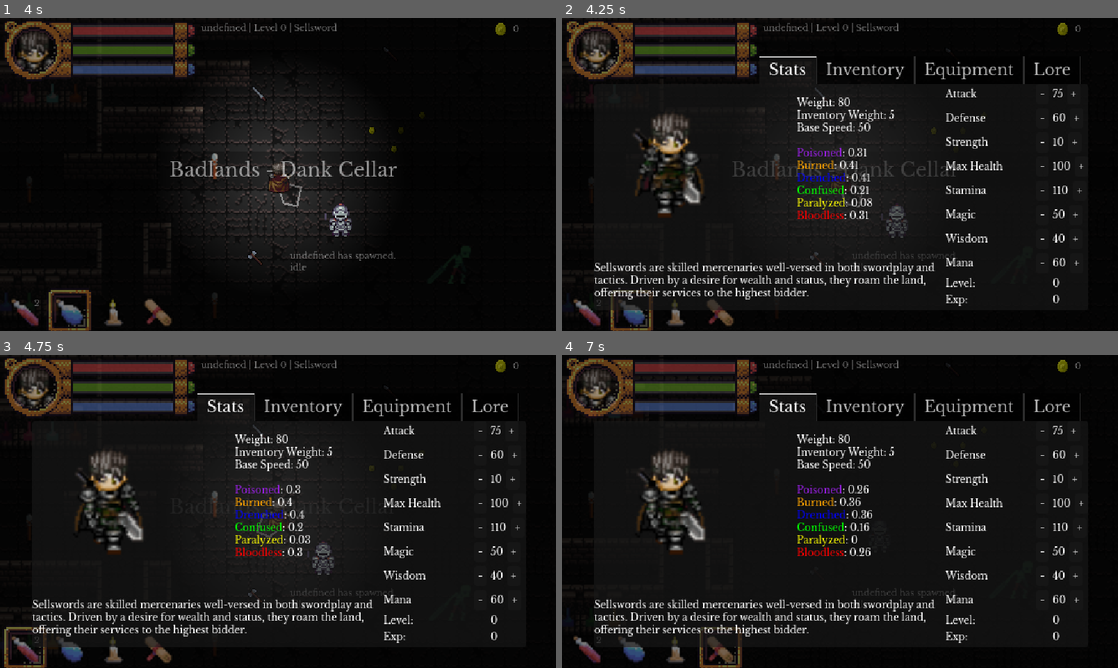
Above: before the commit, frames 1-4 (two rows, left to right).
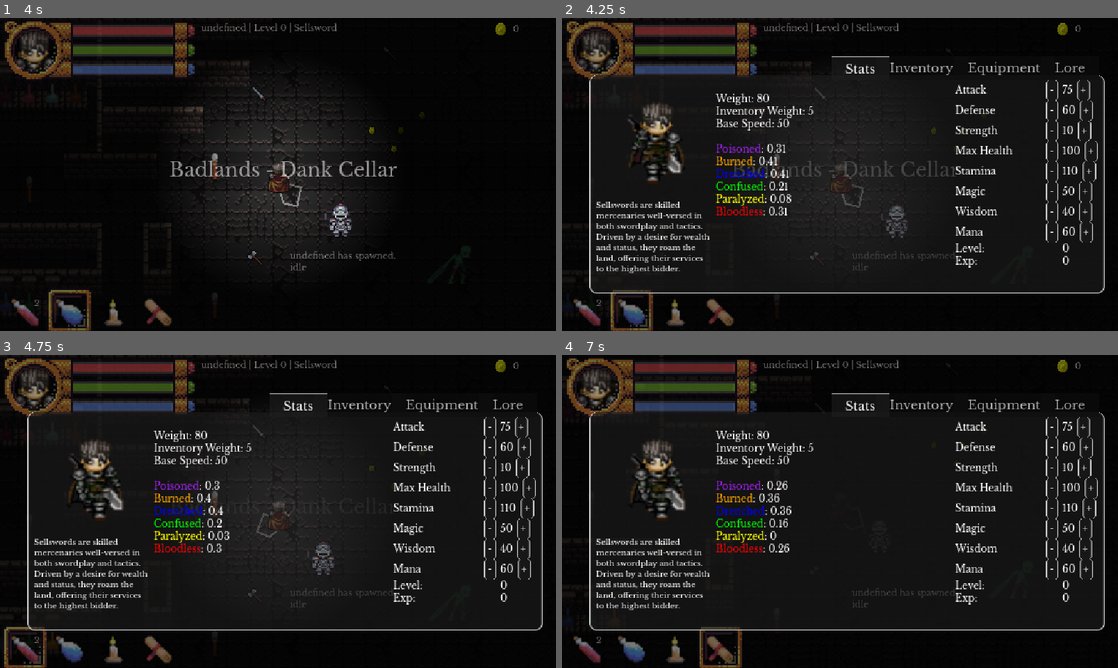
Above: after the commit, the same moments.

Repository: bbm-games/dankcryptic
Game: Godot game, scene res://scenes/game.tscn
Two runs of this game, one before a commit and one after it. Both use one fixed random seed, a clock stepped at 60 frames per second and the inputs below. This scene is started directly instead of the project's main scene.
Inputs (mouse positions are in pixels of both pictures, inside the frame that each line leads up to):
- Up to frame 1 (4 s): move the mouse to (255, 259) at 0.52 s; hold Right (item_right) 0.53-1.28 s; hold E (chat) 0.53-1.28 s; click (255, 259) at 0.67 s; move the mouse to (389, 55) at 1.27 s; hold S (walk_down) 1.28-2.03 s; click (389, 55) at 1.35 s; tap E (chat) at 1.55, 2.3, 2.85, 3.8 s; move the mouse to (255, 68) at 2.02 s; hold Right (item_right) 2.03-2.78 s; hold Right mouse button (block) 2.03-2.78 s; click (255, 68) at 2.17 s; move the mouse to (250, 237) at 2.77 s; hold W (walk_up) 2.78-3.53 s; click (250, 237) at 2.92 s; move the mouse to (444, 221) at 3.52 s; hold Left (item_left) from 3.53 s (still down); hold Space (dash) from 3.53 s (still down)
- Up to frame 2 (4.25 s): keep holding Left (item_left); keep holding Space (dash); tap Tab (playerMenu) at 4.15 s
- Up to frame 3 (4.75 s): keep holding Left (item_left); move the mouse to (111, 464) at 4.27 s; release Space (dash) at 4.28 s; tap 1 (item_1) at 4.35 s; tap E (chat) at 4.55 s
- Up to frame 4 (7 s): move the mouse to (867, 511) at 5.02 s; release Left (item_left) at 5.03 s; hold S (walk_down) 5.03-5.78 s; hold 2 (item_2) 5.03-5.78 s; click (867, 511) at 5.17 s; tap E (chat) at 5.3, 6.05, 6.8 s; move the mouse to (756, 433) at 5.77 s; hold Right (item_right) 5.78-6.53 s; tap 3 (item_3) at 5.85 s; move the mouse to (962, 495) at 6.52 s; hold W (walk_up) from 6.53 s (still down); hold 4 (item_4) from 6.53 s (still down)

Frame 1 is identical in both runs. In frame 2, 13% of the frame differs, in the area x 4-98%, y 12-94%; in frame 3, 13%; in frame 4, 13%.

Commit message:
edited the UI a bit

Diff:
--- a/scenes/game.gd
+++ b/scenes/game.gd
@@ -265,7 +265,7 @@
 	get_node("CanvasLayer2/playerMenu/Stats/VBoxContainer/HBoxContainer9/Label2").set_text(str(player_data['current_level']))
 	get_node("CanvasLayer2/playerMenu/Stats/VBoxContainer/HBoxContainer10/Label2").set_text(str(player_data['current_exp']))
 
-	var otherstats = get_node("CanvasLayer2/playerMenu/Stats/VBoxContainer2/HBoxContainer/otherStats")
+	var otherstats = get_node("%otherStats")
 	otherstats.clear()
 	otherstats.append_text("\nWeight: " + str(player_data['weight']))
 	otherstats.append_text("\nInventory Weight: " + str(player_data['inventory_weight']))
@@ -874,6 +874,8 @@
 					chatBoxAppend("Picked up item with id " + body.item_id + ' could not find in database')
 				# add item to the inventory
 				player_data['inventory'].append(body.item_id)
+				# update the player inventory display
+				update_player_inventory()
 				# remove item from world.
 				body.queue_free()
 	if event.is_action_released("chat"):
--- a/scenes/game.tscn
+++ b/scenes/game.tscn
@@ -375,6 +375,8 @@
 "speed": 5.0
 }]
 
+[sub_resource type="Theme" id="Theme_egno1"]
+
 [node name="Node2D" type="Node2D"]
 y_sort_enabled = true
 script = ExtResource("1_y5cr6")
@@ -922,34 +924,45 @@
 offset_top = 39.0
 offset_right = 541.0
 offset_bottom = 279.0
+size_flags_horizontal = 3
+size_flags_vertical = 3
 theme = ExtResource("25_s6css")
 theme_override_fonts/font = ExtResource("5_k6q0s")
 tab_alignment = 2
+drag_to_rearrange_enabled = true
 
 [node name="Stats" type="HBoxContainer" parent="CanvasLayer2/playerMenu"]
 layout_mode = 2
 
 [node name="VBoxContainer2" type="VBoxContainer" parent="CanvasLayer2/playerMenu/Stats"]
-custom_minimum_size = Vector2(360, 0)
-layout_mode = 2
-
-[node name="HBoxContainer" type="HBoxContainer" parent="CanvasLayer2/playerMenu/Stats/VBoxContainer2"]
-custom_minimum_size = Vector2(0, 180)
-layout_mode = 2
-
-[node name="Container" type="Control" parent="CanvasLayer2/playerMenu/Stats/VBoxContainer2/HBoxContainer"]
-layout_mode = 2
-size_flags_horizontal = 3
-
-[node name="bigportrait" type="AnimatedSprite2D" parent="CanvasLayer2/playerMenu/Stats/VBoxContainer2/HBoxContainer/Container"]
-scale = Vector2(2.35691, 2.19071)
+layout_mode = 2
+
+[node name="Container" type="Control" parent="CanvasLayer2/playerMenu/Stats/VBoxContainer2"]
+custom_minimum_size = Vector2(0, 120)
+layout_mode = 2
+
+[node name="bigportrait" type="AnimatedSprite2D" parent="CanvasLayer2/playerMenu/Stats/VBoxContainer2/Container"]
+scale = Vector2(1.89062, 1.70313)
 sprite_frames = SubResource("SpriteFrames_2hrvd")
 frame_progress = 0.202865
 centered = false
 script = ExtResource("26_l3f38")
 
-[node name="otherStats" type="RichTextLabel" parent="CanvasLayer2/playerMenu/Stats/VBoxContainer2/HBoxContainer"]
-custom_minimum_size = Vector2(150, 0)
+[node name="vocationDesc" type="RichTextLabel" parent="CanvasLayer2/playerMenu/Stats/VBoxContainer2"]
+custom_minimum_size = Vector2(120, 90)
+layout_mode = 2
+theme_override_fonts/normal_font = ExtResource("5_k6q0s")
+theme_override_font_sizes/normal_font_size = 8
+bbcode_enabled = true
+text = "Sellswords are skilled mercenaries well-versed in both swordplay and tactics. Driven by a desire for wealth and status, they roam the land, offering their services to the highest bidder."
+
+[node name="VBoxContainer3" type="VBoxContainer" parent="CanvasLayer2/playerMenu/Stats"]
+custom_minimum_size = Vector2(120, 200)
+layout_mode = 2
+
+[node name="otherStats" type="RichTextLabel" parent="CanvasLayer2/playerMenu/Stats/VBoxContainer3"]
+unique_name_in_owner = true
+custom_minimum_size = Vector2(0, 50)
 layout_mode = 2
 theme_override_font_sizes/normal_font_size = 10
 theme_override_font_sizes/bold_font_size = 0
@@ -957,16 +970,16 @@
 theme_override_font_sizes/bold_italics_font_size = 0
 theme_override_font_sizes/mono_font_size = 0
 bbcode_enabled = true
-
-[node name="vocationDesc" type="RichTextLabel" parent="CanvasLayer2/playerMenu/Stats/VBoxContainer2"]
-custom_minimum_size = Vector2(0, 50)
-layout_mode = 2
-theme_override_fonts/normal_font = ExtResource("5_k6q0s")
-theme_override_font_sizes/normal_font_size = 10
-text = "Sellswords are skilled mercenaries well-versed in both swordplay and tactics. Driven by a desire for wealth and status, they roam the land, offering their services to the highest bidder."
+fit_content = true
+
+[node name="VBoxContainer4" type="VBoxContainer" parent="CanvasLayer2/playerMenu/Stats"]
+custom_minimum_size = Vector2(120, 0)
+layout_mode = 2
 
 [node name="VBoxContainer" type="VBoxContainer" parent="CanvasLayer2/playerMenu/Stats"]
 layout_mode = 2
+theme = SubResource("Theme_egno1")
+theme_override_constants/separation = 0
 
 [node name="HBoxContainer" type="HBoxContainer" parent="CanvasLayer2/playerMenu/Stats/VBoxContainer"]
 layout_mode = 2
--- a/themes/cryptic_theme.tres
+++ b/themes/cryptic_theme.tres
@@ -1,9 +1,188 @@
-[gd_resource type="Theme" load_steps=2 format=3 uid="uid://bck6sugoxd40h"]
+[gd_resource type="Theme" load_steps=15 format=3 uid="uid://bck6sugoxd40h"]
 
 [ext_resource type="FontFile" uid="uid://ch7j6j6n75yoo" path="res://assets/font.ttf" id="1_a1yx1"]
 
+[sub_resource type="StyleBoxFlat" id="StyleBoxFlat_lsc3e"]
+content_margin_left = 4.0
+content_margin_top = 4.0
+content_margin_right = 4.0
+content_margin_bottom = 4.0
+bg_color = Color(0.1, 0.1, 0.1, 0.3)
+corner_radius_top_left = 3
+corner_radius_top_right = 3
+corner_radius_bottom_right = 3
+corner_radius_bottom_left = 3
+corner_detail = 5
+
+[sub_resource type="StyleBoxFlat" id="StyleBoxFlat_4yc7n"]
+content_margin_left = 4.0
+content_margin_top = 4.0
+content_margin_right = 4.0
+content_margin_bottom = 4.0
+bg_color = Color(1, 1, 1, 0.75)
+draw_center = false
+border_width_left = 2
+border_width_top = 2
+border_width_right = 2
+border_width_bottom = 2
+corner_radius_top_left = 3
+corner_radius_top_right = 3
+corner_radius_bottom_right = 3
+corner_radius_bottom_left = 3
+corner_detail = 5
+expand_margin_left = 2.0
+expand_margin_top = 2.0
+expand_margin_right = 2.0
+expand_margin_bottom = 2.0
+
+[sub_resource type="StyleBoxFlat" id="StyleBoxFlat_u5jq8"]
+content_margin_left = 4.0
+content_margin_top = 4.0
+content_margin_right = 4.0
+content_margin_bottom = 4.0
+bg_color = Color(0.225, 0.225, 0.225, 0.6)
+border_width_left = 2
+border_width_right = 2
+border_blend = true
+corner_radius_top_left = 3
+corner_radius_top_right = 3
+corner_radius_bottom_right = 3
+corner_radius_bottom_left = 3
+corner_detail = 5
+
+[sub_resource type="StyleBoxFlat" id="StyleBoxFlat_eytra"]
+content_margin_left = 4.0
+content_margin_top = 4.0
+content_margin_right = 4.0
+content_margin_bottom = 4.0
+bg_color = Color(0.1, 0.1, 0.1, 0.6)
+border_width_left = 2
+border_width_right = 2
+border_blend = true
+corner_radius_top_left = 3
+corner_radius_top_right = 3
+corner_radius_bottom_right = 3
+corner_radius_bottom_left = 3
+corner_detail = 5
+
+[sub_resource type="StyleBoxFlat" id="StyleBoxFlat_bngal"]
+content_margin_left = 4.0
+content_margin_top = 4.0
+content_margin_right = 4.0
+content_margin_bottom = 4.0
+bg_color = Color(0, 0, 0, 0.6)
+border_width_left = 2
+border_width_right = 2
+border_blend = true
+corner_radius_top_left = 3
+corner_radius_top_right = 3
+corner_radius_bottom_right = 3
+corner_radius_bottom_left = 3
+corner_detail = 5
+
+[sub_resource type="StyleBoxFlat" id="StyleBoxFlat_qegm4"]
+bg_color = Color(0.121569, 0.121569, 0.121569, 0.568627)
+border_width_left = 2
+border_width_right = 2
+border_width_bottom = 2
+border_blend = true
+corner_radius_top_left = 7
+corner_radius_top_right = 7
+corner_radius_bottom_right = 7
+corner_radius_bottom_left = 7
+expand_margin_left = 5.0
+expand_margin_top = 5.0
+expand_margin_right = 5.0
+expand_margin_bottom = 5.0
+
+[sub_resource type="StyleBoxFlat" id="StyleBoxFlat_kh8hs"]
+content_margin_left = 7.0
+content_margin_right = 7.0
+bg_color = Color(0.054902, 0.054902, 0.054902, 0.568627)
+expand_margin_left = 7.0
+expand_margin_right = 7.0
+
+[sub_resource type="StyleBoxFlat" id="StyleBoxFlat_f7tnt"]
+content_margin_left = 7.0
+content_margin_right = 7.0
+bg_color = Color(0.121569, 0.121569, 0.121569, 0.568627)
+border_width_top = 2
+border_color = Color(1, 1, 1, 1)
+border_blend = true
+expand_margin_left = 7.0
+expand_margin_right = 7.0
+
+[sub_resource type="StyleBoxFlat" id="StyleBoxFlat_0w7qn"]
+content_margin_left = 7.0
+content_margin_right = 7.0
+bg_color = Color(0.054902, 0.054902, 0.054902, 0.568627)
+expand_margin_left = 7.0
+expand_margin_right = 7.0
+
+[sub_resource type="StyleBoxFlat" id="StyleBoxFlat_hpp0o"]
+bg_color = Color(0.988235, 0.988235, 0.988235, 0.0980392)
+corner_radius_top_left = 2
+corner_radius_top_right = 2
+corner_radius_bottom_right = 2
+corner_radius_bottom_left = 2
+
+[sub_resource type="StyleBoxFlat" id="StyleBoxFlat_27o5f"]
+content_margin_left = 4.0
+content_margin_top = 4.0
+content_margin_right = 4.0
+content_margin_bottom = 4.0
+bg_color = Color(1, 1, 1, 0.75)
+corner_radius_top_left = 2
+corner_radius_top_right = 2
+corner_radius_bottom_right = 2
+corner_radius_bottom_left = 2
+corner_detail = 6
+
+[sub_resource type="StyleBoxFlat" id="StyleBoxFlat_bcftm"]
+content_margin_left = 4.0
+content_margin_top = 4.0
+content_margin_right = 4.0
+content_margin_bottom = 4.0
+bg_color = Color(0.75, 0.75, 0.75, 0.75)
+corner_radius_top_left = 2
+corner_radius_top_right = 2
+corner_radius_bottom_right = 2
+corner_radius_bottom_left = 2
+corner_detail = 6
+
+[sub_resource type="StyleBoxFlat" id="StyleBoxFlat_6lfh3"]
+content_margin_left = 4.0
+content_margin_top = 0.0
+content_margin_right = 4.0
+content_margin_bottom = 0.0
+bg_color = Color(0.101961, 0.101961, 0.101961, 0.101961)
+border_width_top = 2
+border_width_bottom = 2
+border_color = Color(0.937255, 0.937255, 0.937255, 1)
+border_blend = true
+corner_radius_top_left = 2
+corner_radius_top_right = 2
+corner_radius_bottom_right = 2
+corner_radius_bottom_left = 2
+corner_detail = 6
+
 [resource]
 default_font = ExtResource("1_a1yx1")
+Button/styles/disabled = SubResource("StyleBoxFlat_lsc3e")
+Button/styles/focus = SubResource("StyleBoxFlat_4yc7n")
+Button/styles/hover = SubResource("StyleBoxFlat_u5jq8")
+Button/styles/normal = SubResource("StyleBoxFlat_eytra")
+Button/styles/pressed = SubResource("StyleBoxFlat_bngal")
 HBoxContainer/constants/separation = 4
+TabContainer/font_sizes/font_size = 13
+TabContainer/fonts/font = ExtResource("1_a1yx1")
+TabContainer/styles/panel = SubResource("StyleBoxFlat_qegm4")
+TabContainer/styles/tab_hovered = SubResource("StyleBoxFlat_kh8hs")
+TabContainer/styles/tab_selected = SubResource("StyleBoxFlat_f7tnt")
+TabContainer/styles/tab_unselected = SubResource("StyleBoxFlat_0w7qn")
 TooltipLabel/colors/font_color = Color(1, 1, 1, 1)
 TooltipLabel/font_sizes/font_size = 9
+VScrollBar/styles/grabber = SubResource("StyleBoxFlat_hpp0o")
+VScrollBar/styles/grabber_highlight = SubResource("StyleBoxFlat_27o5f")
+VScrollBar/styles/grabber_pressed = SubResource("StyleBoxFlat_bcftm")
+VScrollBar/styles/scroll = SubResource("StyleBoxFlat_6lfh3")
Not shown: 1 places in scenes/game.tscn that only renumber resources
Not shown, changed: .DS_Store
